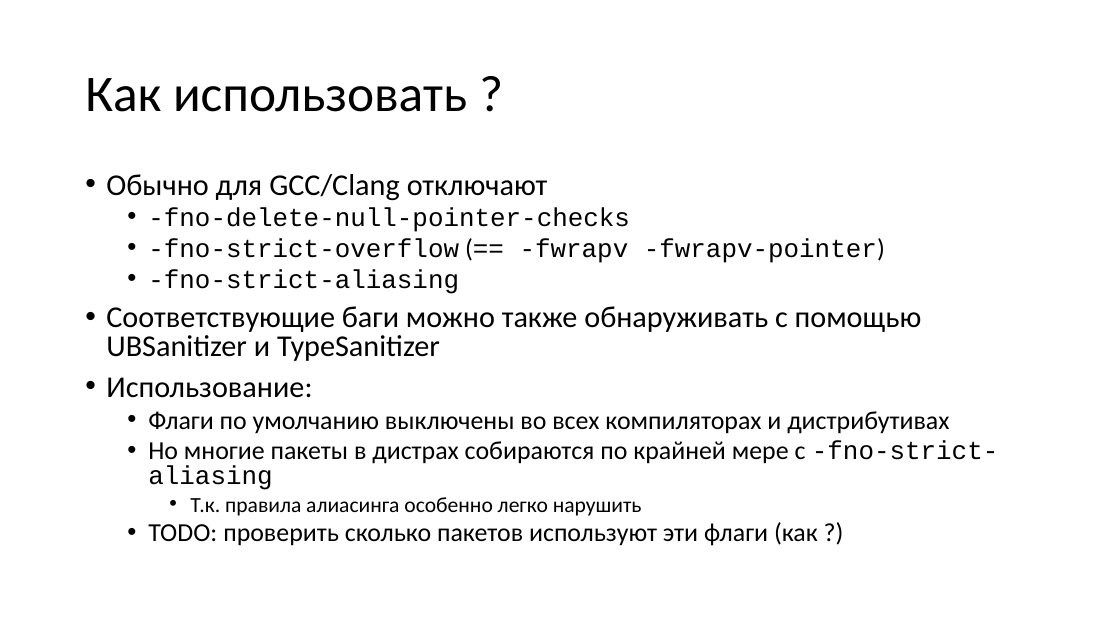
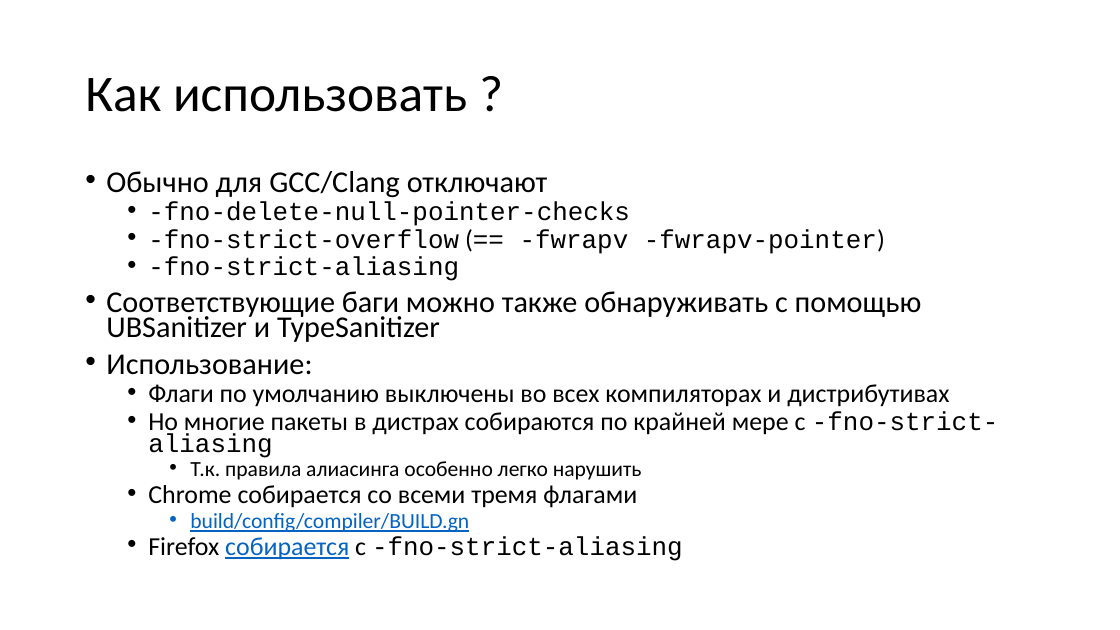
Before and after one commit to yugr/slides, a slide deck: slide 73 of CppZeroCost/2025/RU.pptx. Drawn at 1120x630 pixels with LibreOffice and Linux fonts; fonts in the diff are those of the drawing. Boxes give left, top, right and bottom in pixels: in the first picture for what was removed or moved away, otherwise in the second. Text is boxed around its words. In the diff, an @@ line names an element or a change of style, - is before the commit and + after.

```diff
--- a/CppZeroCost/2025/RU.pptx
+++ b/CppZeroCost/2025/RU.pptx
@@ text at [106, 171, 998, 480]: line spacing 0.8 to 0.7 @@
@@ text at [148, 485, 683, 561]: text changed @@
-  • TODO: проверить сколько пакетов используют эти флаги (как ?)
+  • Chrome собирается со всеми тремя флагами
+    • build/config/compiler/BUILD.gn
+  • Firefox собирается с -fno-strict-aliasing
```
Also in this commit, not shown: 16 other slides changed, 4 slides added, 1 slide removed, 3 other files.
